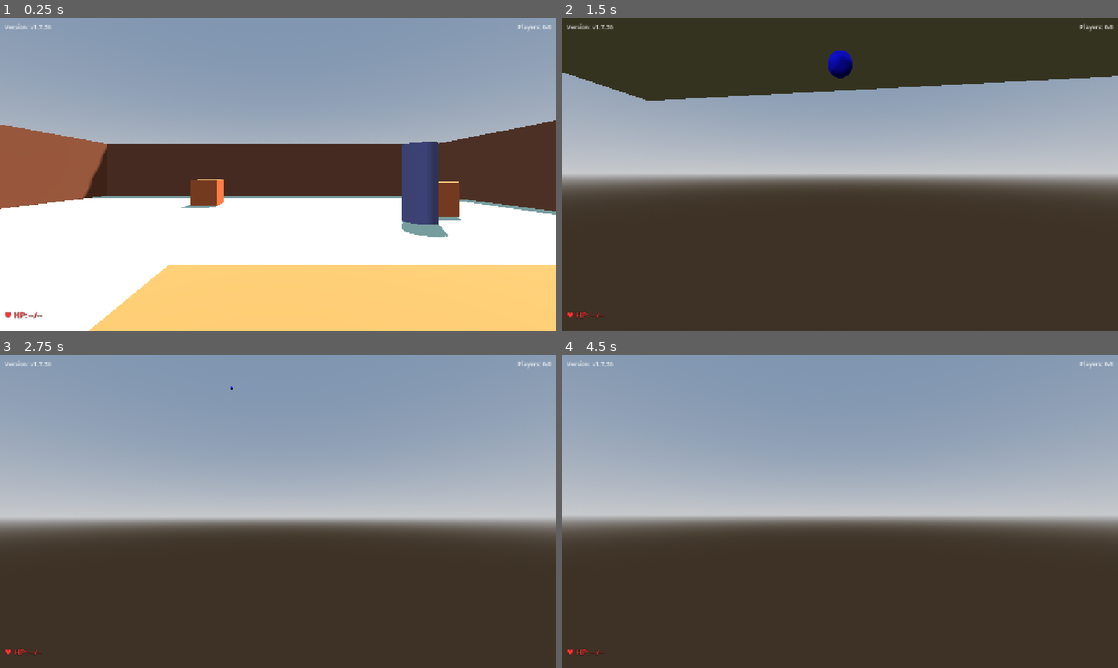
Above: before the commit, frames 1-4 (two rows, left to right).
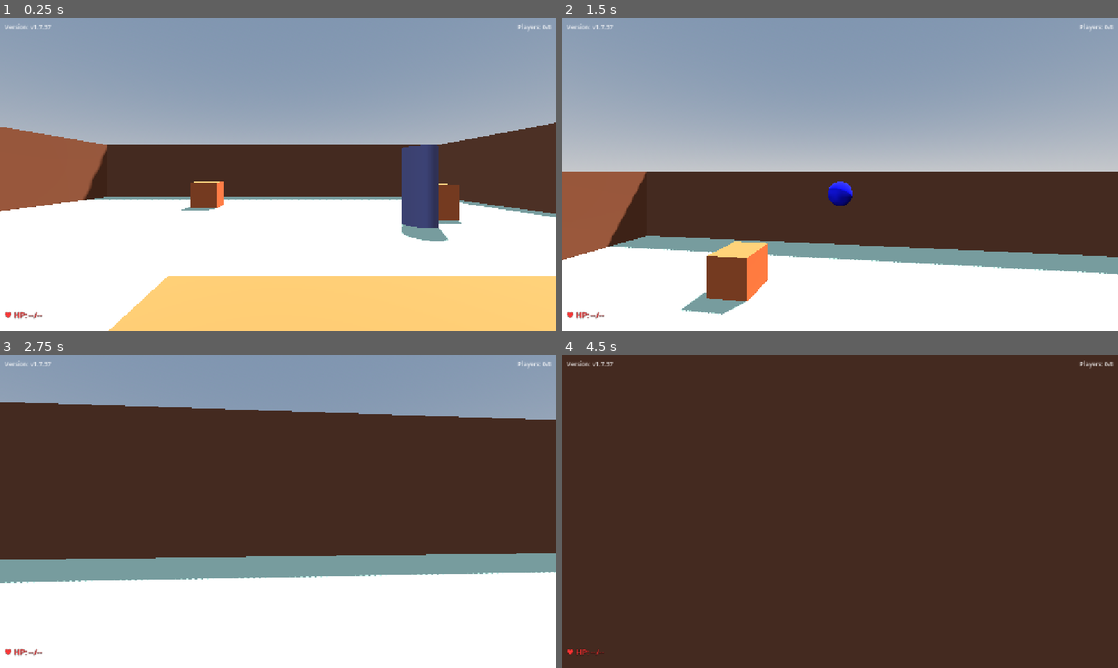
Above: after the commit, the same moments.

Repository: shikiuku/SimpleFPS
Game: Godot game, scene res://scenes/TestLevel.tscn
Two runs of this game, one before a commit and one after it. Both use one fixed random seed, a clock stepped at 60 frames per second and the inputs below. This scene is started directly instead of the project's main scene.
Inputs (mouse positions are in pixels of both pictures, inside the frame that each line leads up to):
- Up to frame 1 (0.25 s): no input
- Up to frame 2 (1.5 s): move the mouse to (867, 174) at 0.52 s; hold Shift (run) 0.53-1.28 s; hold W (move_forward) from 0.53 s (still down); tap Space (jump) at 0.77 s; move the mouse to (812, 174) at 1.27 s; click (812, 174) at 1.35 s
- Up to frame 3 (2.75 s): keep holding W (move_forward); tap Space (jump) at 1.52 s; move the mouse to (289, 505) at 2.02 s; hold Shift (run) from 2.03 s (still down)
- Up to frame 4 (4.5 s): keep holding W (move_forward); move the mouse to (834, 517) at 2.77 s; release Shift (run) at 2.78 s; click (834, 517) at 2.85 s; tap Space (jump) at 3.02, 3.77 s; move the mouse to (878, 514) at 3.52 s; hold Shift (run) 3.53-4.28 s; tap Enter at 4.25 s; move the mouse to (795, 508) at 4.27 s; click (795, 508) at 4.35 s

The runs differ from the first frame. In frame 1, 4.7% of the frame differs, in the area x 0-100%, y 2-100%; in frame 2, 58%; in frame 3, 75%; in frame 4, 57%.

Commit message:
v1.7.37: 床すり抜けバグ修正 - 全環境オブジェクトの衝突レイヤーをLayer 2に設定
🤖 Generated with [Claude Code](https://claude.ai/code)

Co-Authored-By: Claude <noreply@anthropic.com>

Diff:
--- a/project.godot
+++ b/project.godot
@@ -11,7 +11,7 @@
 [application]
 
 config/name="Simple FPS"
-config/version="1.7.36"
+config/version="1.7.37"
 config/tags=PackedStringArray("3d", "multiplayer", "fps")
 run/main_scene="res://scenes/MainMenu.tscn"
 config/features=PackedStringArray("4.4", "Forward Plus")
--- a/scenes/SimpleFPSPlayer.tscn
+++ b/scenes/SimpleFPSPlayer.tscn
@@ -21,7 +21,7 @@
 
 [node name="FPSPlayer" type="CharacterBody3D"]
 collision_layer = 1
-collision_mask = 2
+collision_mask = 3
 script = ExtResource("1_abc123")
 
 [node name="CollisionShape3D" type="CollisionShape3D" parent="."]
--- a/scenes/TestLevel.tscn
+++ b/scenes/TestLevel.tscn
@@ -64,6 +64,8 @@
 script = ExtResource("2_testlevel")
 
 [node name="Ground" type="StaticBody3D" parent="."]
+collision_layer = 2
+collision_mask = 0
 physics_material_override = SubResource("PhysicsMaterial_ground")
 
 [node name="CollisionShape3D" type="CollisionShape3D" parent="Ground"]
@@ -76,6 +78,8 @@
 surface_material_override/0 = SubResource("StandardMaterial3D_ground")
 
 [node name="Wall_East" type="StaticBody3D" parent="."]
+collision_layer = 2
+collision_mask = 0
 transform = Transform3D(1, 0, 0, 0, 1, 0, 0, 0, 1, 19.5, 3, 0)
 
 [node name="CollisionShape3D" type="CollisionShape3D" parent="Wall_East"]
@@ -86,6 +90,8 @@
 surface_material_override/0 = SubResource("StandardMaterial3D_wall")
 
 [node name="Wall_West" type="StaticBody3D" parent="."]
+collision_layer = 2
+collision_mask = 0
 transform = Transform3D(1, 0, 0, 0, 1, 0, 0, 0, 1, -19.5, 3, 0)
 
 [node name="CollisionShape3D" type="CollisionShape3D" parent="Wall_West"]
@@ -96,6 +102,8 @@
 surface_material_override/0 = SubResource("StandardMaterial3D_wall")
 
 [node name="Wall_North" type="StaticBody3D" parent="."]
+collision_layer = 2
+collision_mask = 0
 transform = Transform3D(0, 0, -1, 0, 1, 0, 1, 0, 0, 0, 3, 19.5)
 
 [node name="CollisionShape3D" type="CollisionShape3D" parent="Wall_North"]
@@ -106,6 +114,8 @@
 surface_material_override/0 = SubResource("StandardMaterial3D_wall")
 
 [node name="Wall_South" type="StaticBody3D" parent="."]
+collision_layer = 2
+collision_mask = 0
 transform = Transform3D(0, 0, -1, 0, 1, 0, 1, 0, 0, 0, 3, -19.5)
 
 [node name="CollisionShape3D" type="CollisionShape3D" parent="Wall_South"]
@@ -116,6 +126,8 @@
 surface_material_override/0 = SubResource("StandardMaterial3D_wall")
 
 [node name="Obstacle1" type="StaticBody3D" parent="."]
+collision_layer = 2
+collision_mask = 0
 transform = Transform3D(1, 0, 0, 0, 1, 0, 0, 0, 1, -8, 1, 5)
 physics_material_override = SubResource("PhysicsMaterial_bounce")
 
@@ -129,6 +141,8 @@
 surface_material_override/0 = SubResource("StandardMaterial3D_obstacle")
 
 [node name="Obstacle2" type="StaticBody3D" parent="."]
+collision_layer = 2
+collision_mask = 0
 transform = Transform3D(1, 0, 0, 0, 1, 0, 0, 0, 1, 10, 1, -8)
 physics_material_override = SubResource("PhysicsMaterial_bounce")
 
@@ -140,6 +154,8 @@
 surface_material_override/0 = SubResource("StandardMaterial3D_obstacle")
 
 [node name="Obstacle3" type="StaticBody3D" parent="."]
+collision_layer = 2
+collision_mask = 0
 transform = Transform3D(1, 0, 0, 0, 1, 0, 0, 0, 1, -5, 1, -12)
 physics_material_override = SubResource("PhysicsMaterial_bounce")
 
@@ -151,6 +167,8 @@
 surface_material_override/0 = SubResource("StandardMaterial3D_obstacle")
 
 [node name="Obstacle4" type="StaticBody3D" parent="."]
+collision_layer = 2
+collision_mask = 0
 transform = Transform3D(1, 0, 0, 0, 1, 0, 0, 0, 1, 15, 1, 10)
 physics_material_override = SubResource("PhysicsMaterial_bounce")
 
@@ -162,6 +180,8 @@
 surface_material_override/0 = SubResource("StandardMaterial3D_obstacle")
 
 [node name="Pillar1" type="StaticBody3D" parent="."]
+collision_layer = 2
+collision_mask = 0
 transform = Transform3D(1, 0, 0, 0, 1, 0, 0, 0, 1, 0, 2, 12)
 physics_material_override = SubResource("PhysicsMaterial_bounce")
 
@@ -175,6 +195,8 @@
 surface_material_override/0 = SubResource("StandardMaterial3D_pillar")
 
 [node name="Pillar2" type="StaticBody3D" parent="."]
+collision_layer = 2
+collision_mask = 0
 transform = Transform3D(1, 0, 0, 0, 1, 0, 0, 0, 1, -10, 2, 0)
 physics_material_override = SubResource("PhysicsMaterial_bounce")
 
@@ -186,6 +208,8 @@
 surface_material_override/0 = SubResource("StandardMaterial3D_pillar")
 
 [node name="Pillar3" type="StaticBody3D" parent="."]
+collision_layer = 2
+collision_mask = 0
 transform = Transform3D(1, 0, 0, 0, 1, 0, 0, 0, 1, 8, 2, -6)
 physics_material_override = SubResource("PhysicsMaterial_bounce")
 
--- a/scripts/GameUI.gd
+++ b/scripts/GameUI.gd
@@ -5,7 +5,7 @@
 @onready var health_label = $HealthLabel
 
 # ゲームのバージョン
-const VERSION = "v1.7.36"
+const VERSION = "v1.7.37"
 
 func _ready():
 	# バージョンを表示
Not shown, changed: web-build/index.html
Not shown, changed: web-build/index.pck
